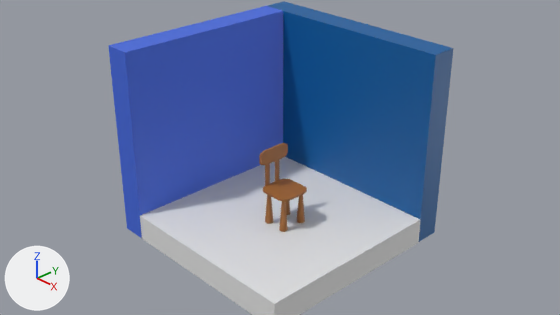
What one commit did to the Blender file Bedroom.blend.
Rendered twice from the file's camera 'Camera'. Arrows for +X, +Y and +Z are at lower left; the lights stay in place.

Names of what the first picture shows: 'Back_rest', 'Legs', 'Rest_Support', 'Seat', 'Walls'.
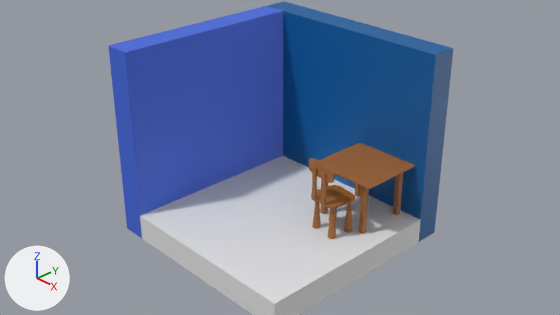
Scene script edits in JSON lines:
```json
{"op": "add", "block": "me_cube_005", "code": ["me_cube_005 = bpy.data.meshes.new('Cube.005')", "me_cube_005.from_pydata([(-0.87, -0.87, -1.0), (-1.0, -1.0, 1.0), (-0.87, 0.87, -1.0), (-1.0, 1.0, 1.0), (0.87, -0.87, -1.0), (1.0, -1.0, 1.0), (0.87, 0.87, -1.0), (1.0, 1.0, 1.0), (-1.0, 1.0, -1.0), (-1.0, -1.0, -1.0), (1.0, 1.0, -1.0), (1.0, -1.0, -1.0), (-0.87, 0.87, -4.0), (-0.87, -0.87, -4.0), (0.87, 0.87, -4.0), (0.87, -0.87, -4.0)], [], [(9, 1, 3, 8), (8, 3, 7, 10), (10, 7, 5, 11), (11, 5, 1, 9), (6, 4, 15, 14), (7, 3, 1, 5), (2, 0, 9, 8), (6, 2, 8, 10), (4, 6, 10, 11), (0, 4, 11, 9), (12, 14, 15, 13), (0, 2, 12, 13), (4, 0, 13, 15), (2, 6, 14, 12)])", "me_cube_005.materials.append(mat_chair)  # brown #a1662f"]}
{"op": "set", "path": "ob_back_rest.location", "old": "(-0.098, -0.022, 1.477)", "new": "(0.734, 0.11, 1.477)"}
{"op": "set", "path": "ob_back_rest.rotation_euler", "old": "(0.0, 1.571, 0.0)", "new": "(-1.443, 1.571, 0.0)", "note": "degrees (0, 90, 0) -> degrees (-83, 90, 0)"}
{"op": "set", "path": "ob_seat.location", "old": "(0.137, -0.022, 0.982)", "new": "(0.764, 0.343, 0.982)"}
{"op": "set", "path": "ob_seat.rotation_euler", "old": "(0.0, 0.0, 0.0)", "new": "(0.0, 0.0, 1.443)", "note": "degrees (0, 0, 0) -> degrees (0, 0, 83)"}
{"op": "set", "path": "ob_rest_support.location", "old": "(-0.128, -0.124, 1.225)", "new": "(0.832, 0.068, 1.225)"}
{"op": "set", "path": "ob_rest_support.rotation_euler", "old": "(0.0, 0.0, 3.169)", "new": "(0.0, 0.0, 4.612)", "note": "degrees (0, 0, 182) -> degrees (0, 0, 264)"}
{"op": "set", "path": "ob_legs.location", "old": "(-0.012, -0.022, 0.706)", "new": "(0.745, 0.196, 0.706)"}
{"op": "set", "path": "ob_legs.rotation_euler", "old": "(0.0, 0.0, 0.0)", "new": "(0.0, 0.0, 1.443)", "note": "degrees (0, 0, 0) -> degrees (0, 0, 83)"}
{"op": "add", "block": "ob_table_top", "code": ["ob_table_top = bpy.data.objects.new('Table_Top', me_cube_005)", "ob_table_top.location = (0.767, 0.996, 1.272)", "ob_table_top.rotation_euler = (0.0, 0.0, 1.571)  # degrees (0, 0, 90)", "ob_table_top.scale = (0.519, 0.539, 0.013)"]}
{"op": "add", "block": "ob_table_leg", "code": ["ob_table_leg = bpy.data.objects.new('Table_Leg', me_cube_002.copy())  # the mesh of ob_rest_support", "ob_table_leg.location = (1.141, 0.591, 0.832)", "ob_table_leg.rotation_euler = (0.0, 0.0, 1.571)  # degrees (0, 0, 90)", "ob_table_leg.scale = (0.0389, 0.0389, 0.389)", "_m = ob_table_leg.modifiers.new('Array', 'ARRAY')", "_m.relative_offset_displace = (10.0, 0.0, 0.0)", "_m = ob_table_leg.modifiers.new('Array.001', 'ARRAY')", "_m.relative_offset_displace = (0.0, 10.0, 0.0)"]}
```

Location of each change, (x1, y1, x2, y2) in pixels of the pictures (560 x 315 px):
```json
{"object": "Table_Top", "change": "added", "after": [318, 142, 415, 190], "on screen": "brown"}
{"object": "Seat", "change": "moved, turned", "before": [263, 179, 307, 201], "after": [311, 185, 356, 208]}
{"object": "Legs", "change": "moved, turned", "before": [265, 195, 305, 232], "after": [312, 201, 352, 239]}
{"object": "Table_Leg", "change": "added", "after": [320, 173, 403, 234], "on screen": "brown"}
{"object": "Back_rest", "change": "moved, turned", "before": [259, 143, 288, 165], "after": [309, 158, 334, 183]}
{"object": "Rest_Support", "change": "moved, turned", "before": [265, 160, 279, 186], "after": [312, 167, 327, 207]}
```
